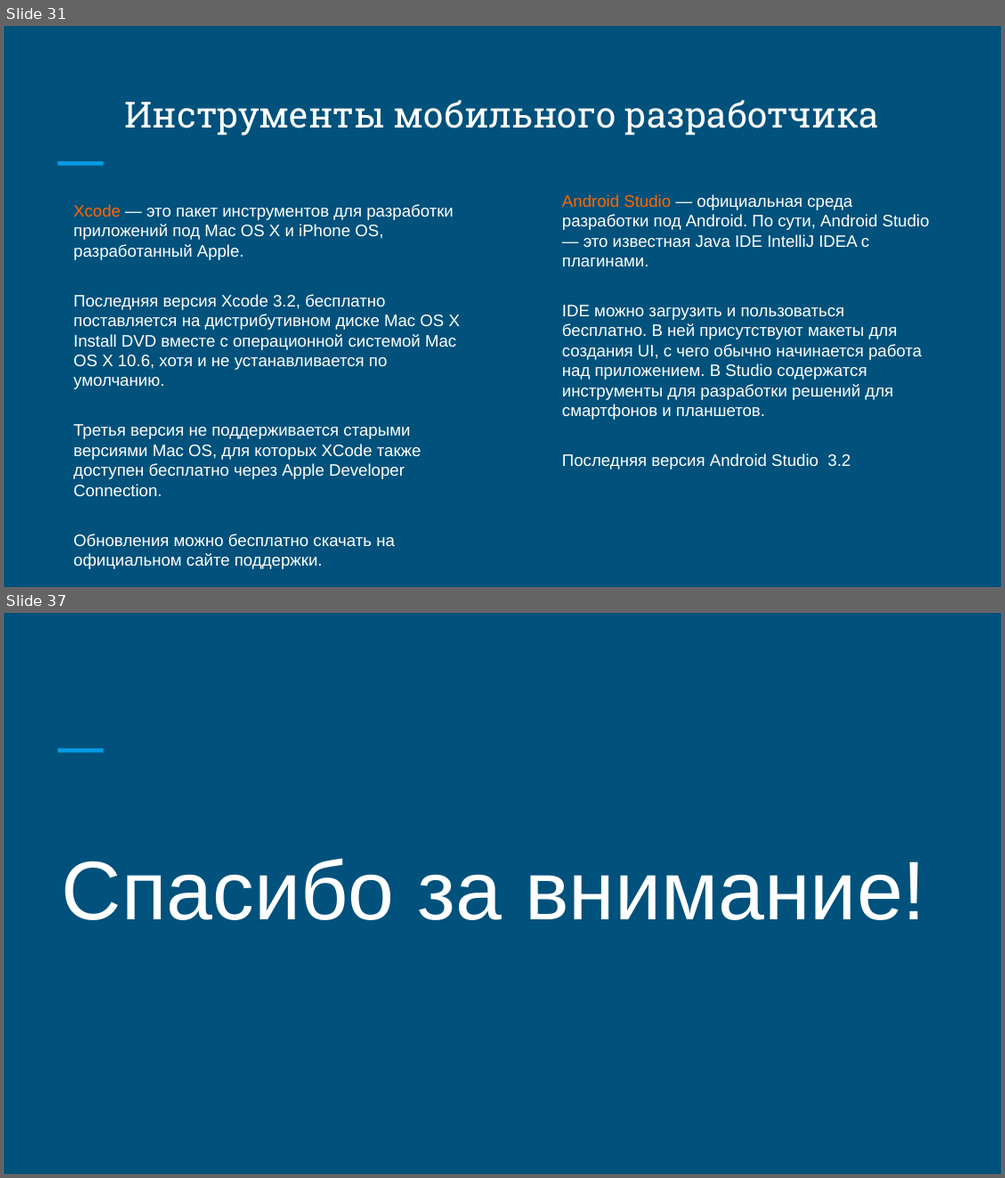
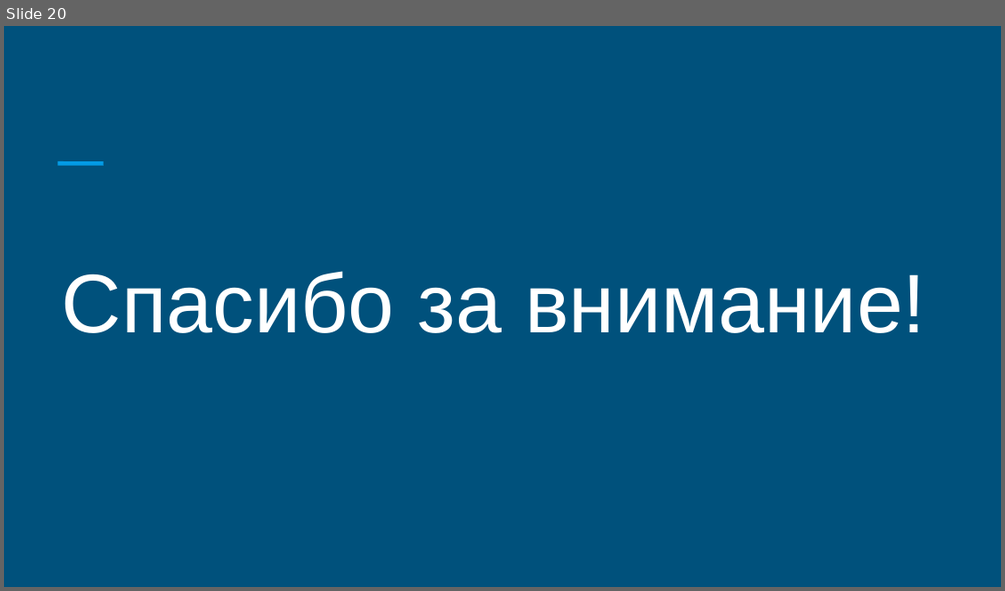
Before and after one commit to keylink/mean-stack, a slide deck: docs/mean.pptx. Shown one above the other, each under a label of ours: slides 31 and 37 before the commit, slide 20 after it; the slides between them are not shown. The pictures are 1005x1178 and 1005x591 pixels, drawn with LibreOffice and Linux fonts; fonts in the diff are those of the drawing. Boxes give left, top, right and bottom in pixels: in the first picture for what was removed or moved away, otherwise in the second. Text is boxed around its words. In the diff, an @@ line names an element or a change of style, - is before the commit and + after.

```diff
--- a/docs/mean.pptx
+++ b/docs/mean.pptx
@@ slide 31 removed at (4,26,1001,587), background #00517C; not listed: 1 template element that a slide beside it also shows @@
@@ text removed at (125,100,878,135) @@
-Инструменты мобильного разработчика
@@ text removed at (73,204,460,569) @@
-Xcode — это пакет инструментов для разработки приложений под Mac OS X и iPhone OS, разработанный Apple.
-Последняя версия Xcode 3.2, бесплатно поставляется на дистрибутивном диске Mac OS X Install DVD вместе с операционной системой Mac OS X 10.6, хотя и не устанавливается по умолчанию.
-Третья версия не поддерживается старыми версиями Mac OS, для которых XCode также доступен бесплатно через Apple Developer Connection.
-Обновления можно бесплатно скачать на официальном сайте поддержки.
@@ text removed at (562,194,930,469) @@
-Android Studio — официальная среда разработки под Android. По сути, Android Studio — это известная Java IDE IntelliJ IDEA с плагинами.
-IDE можно загрузить и пользоваться бесплатно. В ней присутствуют макеты для создания UI, с чего обычно начинается работа над приложением. В Studio содержатся инструменты для разработки решений для смартфонов и планшетов.
-Последняя версия Android Studio 3.2
@@ what was slide 37 is now slide 20 @@
```
Also in this commit, not shown: 2 slides changed, 17 slides added, 33 other slides removed, 3 other files.
